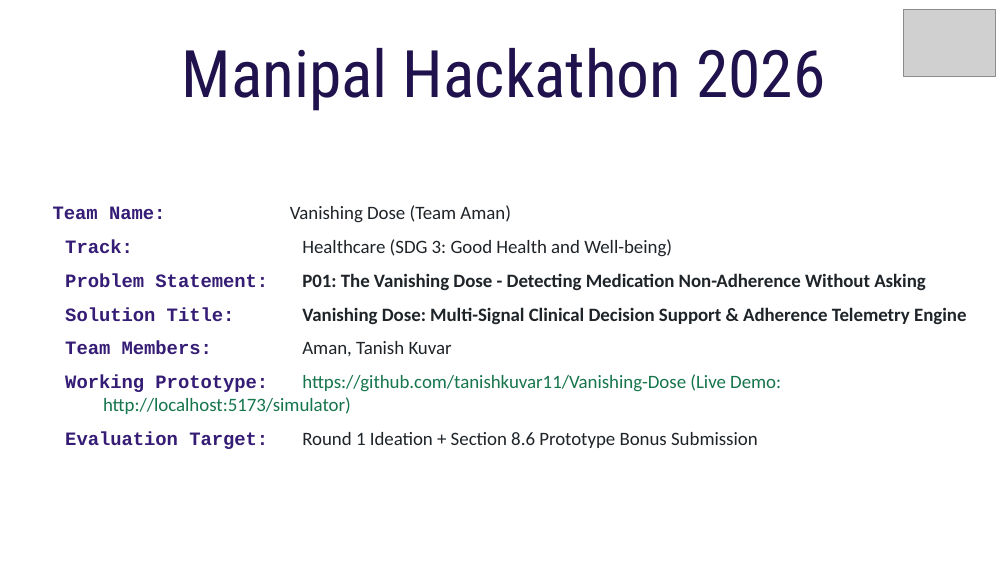
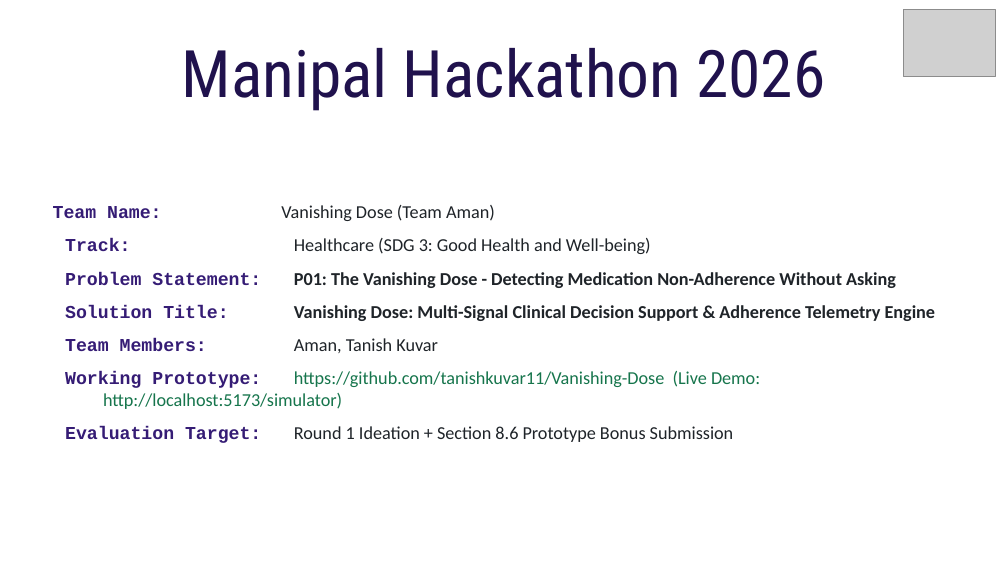
Before and after one commit to tanishkuvar11/RxPulse, a slide deck: slide 1 of TeamID_TeamName_P01.pptx. Drawn at 1008x567 pixels with LibreOffice and Linux fonts; fonts in the diff are those of the drawing; grey boxes stand for pictures. Boxes give left, top, right and bottom in pixels: in the first picture for what was removed or moved away, otherwise in the second. Text is boxed around its words. In the diff, an @@ line names an element or a change of style, - is before the commit and + after.

```diff
--- a/TeamID_TeamName_P01.pptx
+++ b/TeamID_TeamName_P01.pptx
@@ subtitle "Team Name: Vanishing Dose (Team ..." at bbox=[53, 205, 936, 443]: size 13.5 to 13 pt @@
```
Also in this commit, not shown: 4 other slides changed.
